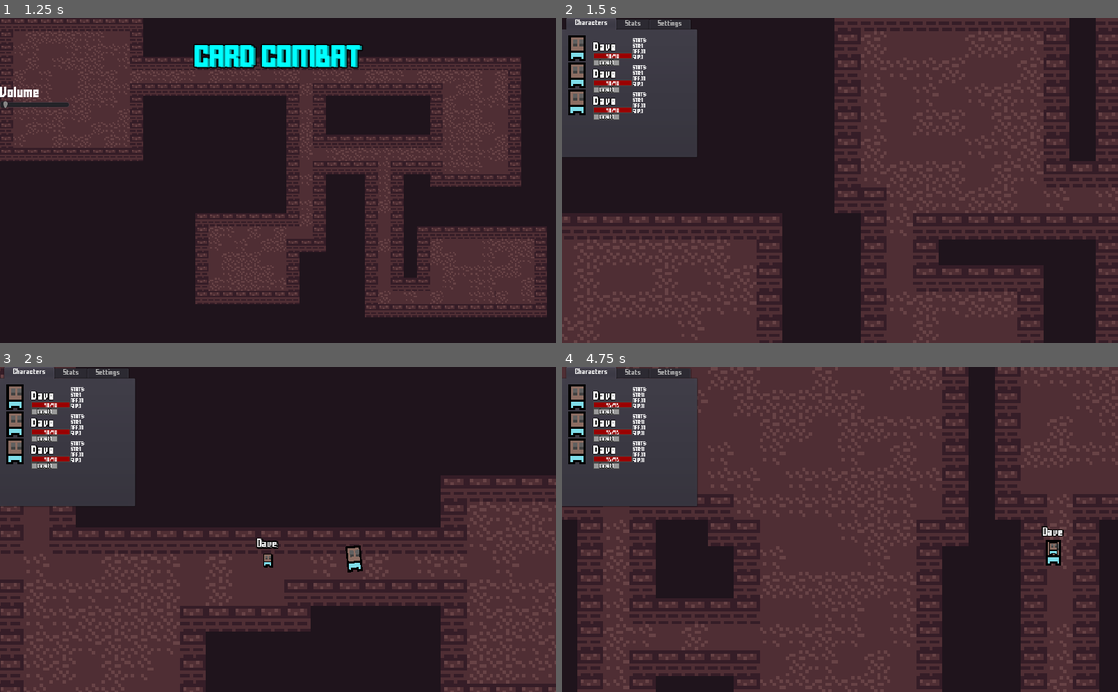
Above: before the commit, frames 1-4 (two rows, left to right).
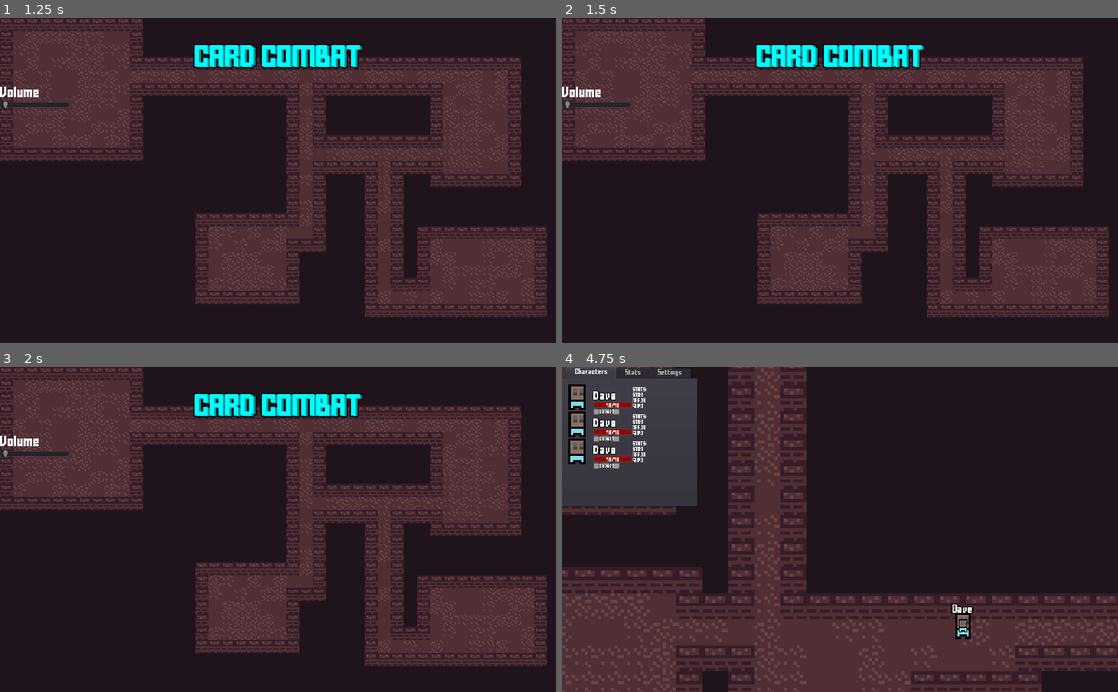
Above: after the commit, the same moments.

Repository: RogerRandomDev/card_combat
Game: Godot game, scene res://Assets/Scenes/Menu/MENU.tscn
Two runs of this game, one before a commit and one after it. Both use one fixed random seed, a clock stepped at 60 frames per second and the inputs below. The engine's default icon, where the game draws it, is replaced by a stand-in: a white triangle on a blue panel in a dark square.
Inputs (mouse positions are in pixels of both pictures, inside the frame that each line leads up to):
- Up to frame 1 (1.25 s): click "Settings" at 0.5 s
- Up to frame 2 (1.5 s): tap Enter (enter) at 1.25 s; move the mouse to (962, 164) at 1.27 s; press the mouse at (962, 164) at 1.28 s; hold D (right) from 1.28 s (still down)
- Up to frame 3 (2 s): keep holding D (right)
- Up to frame 4 (4.75 s): move the mouse to (728, 545) at 2.02 s; release D (right) at 2.03 s; release the mouse at (728, 545) at 2.03 s; hold S (down) 2.03-2.78 s; right-click (728, 545) at 2.1 s; move the mouse to (895, 458) at 2.77 s; hold D (right) 2.78-3.53 s; tap Enter (enter) at 2.85 s; move the mouse to (812, 594) at 3.52 s; hold W (up) 3.53-4.25 s; tap L at 3.6 s; click (812, 594) at 3.67 s; click "PLAY" at 4.25 s

Frame 1 is identical in both runs. In frame 2, 55% of the frame differs, in the area x 0-100%, y 0-100%; in frame 3, 51%; in frame 4, 55%.

Commit message:
a

Diff:
--- a/turn-card-combat/Assets/Scenes/Menu/MENU.gd
+++ b/turn-card-combat/Assets/Scenes/Menu/MENU.gd
@@ -90,6 +90,10 @@
 	$Tween.interpolate_property($title_body/settings,"rect_position",$title_body/settings.rect_position,Vector2(0,720)*int(!button_pressed),0.25,Tween.TRANS_LINEAR)
 	$Tween.start()
 	on_main = !button_pressed
+	if button_pressed:
+		$title_body/settings/Volume/Volume_Slider.grab_focus()
+	else:
+		$title_body/settings.grab_focus()
 
 
 func _on_Button4_toggled(button_pressed):
Not shown, added: turn-card-combat/Assets/Audio/music/song_4.mp3.import
Not shown, added: turn-card-combat/Assets/Audio/music/song_4.mp3
